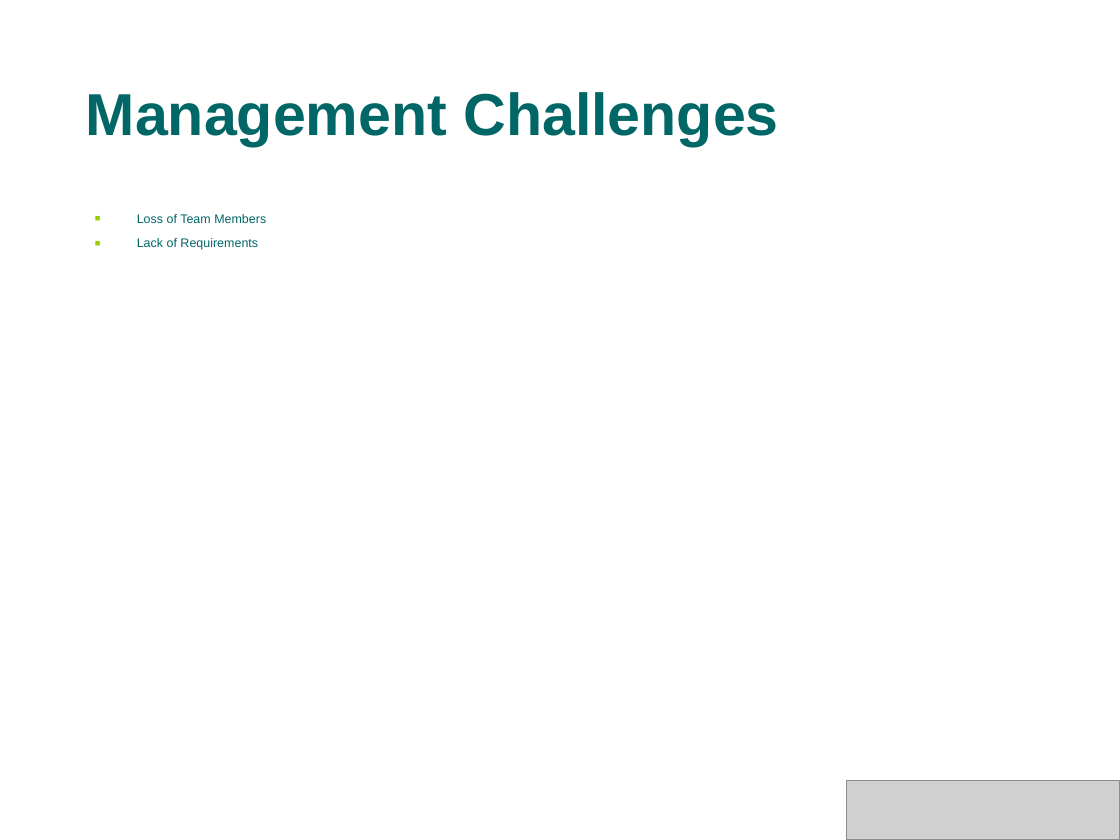
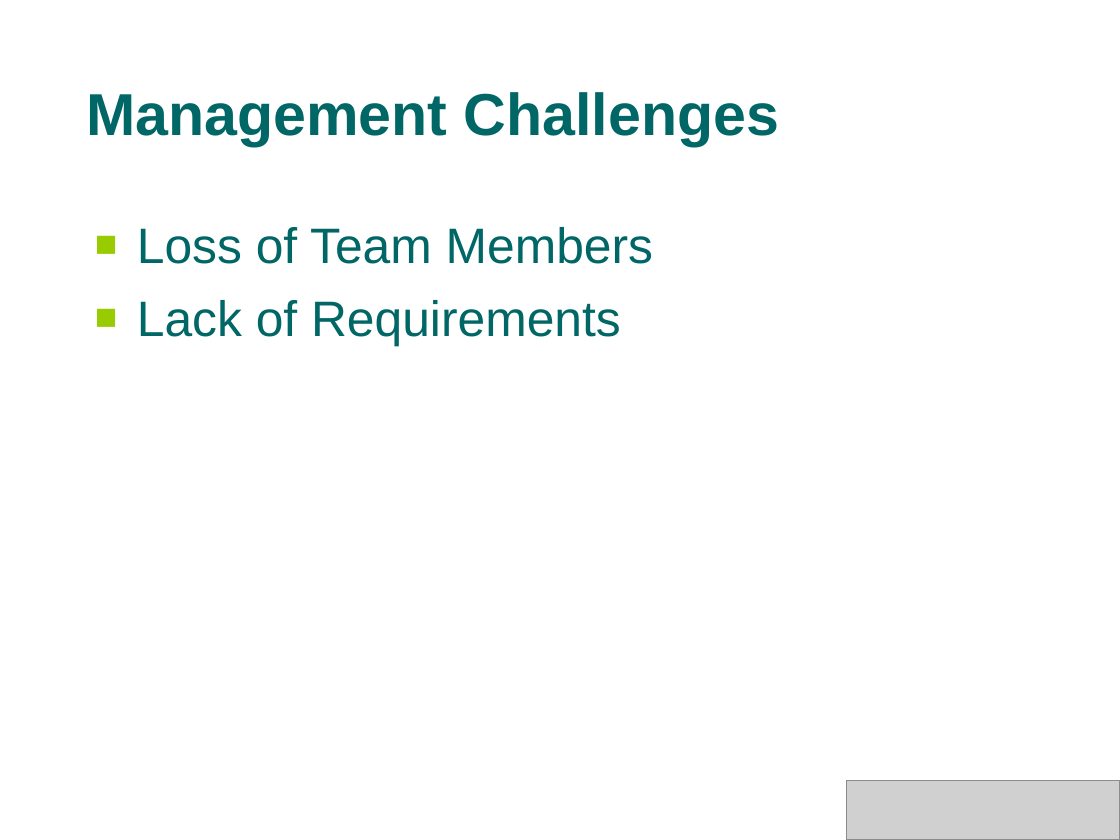
Before and after one commit to s4kshya/leezdr-repository, a slide deck: slide 23 of Exam Paper/MTECH_PROJ/Presentation/phase1.ppt (slide 20 before the commit). Drawn at 1120x840 pixels with LibreOffice and Linux fonts; fonts in the diff are those of the drawing; grey boxes stand for pictures; background and template pictures are left out. Boxes give left, top, right and bottom in pixels: in the first picture for what was removed or moved away, otherwise in the second. Text is boxed around its words. In the diff, an @@ line names an element or a change of style, - is before the commit and + after.

```diff
--- a/Exam Paper/MTECH_PROJ/Presentation/phase1.ppt
+++ b/Exam Paper/MTECH_PROJ/Presentation/phase1.ppt
@@ text "Loss of Team Members" at (137,227,653,346): size 8 to 32 pt; line spacing 0.8 to 1 @@
```
Also in this commit, not shown: 7 other slides changed, 4 slides added, 1 slide removed.
